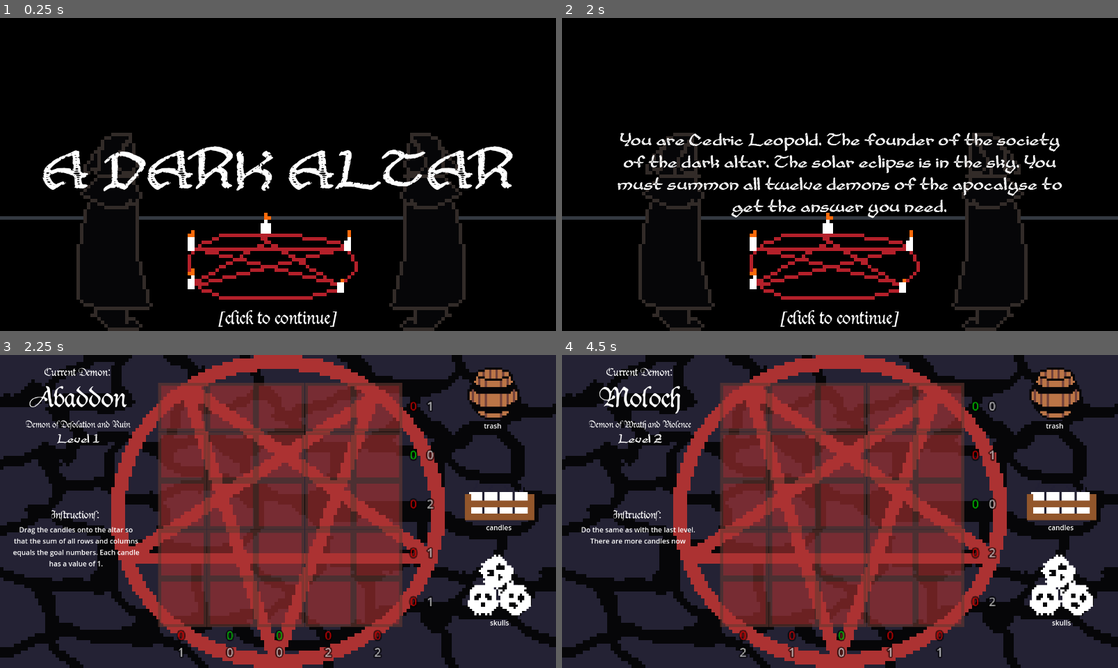
Above: before the commit, frames 1-4 (two rows, left to right).
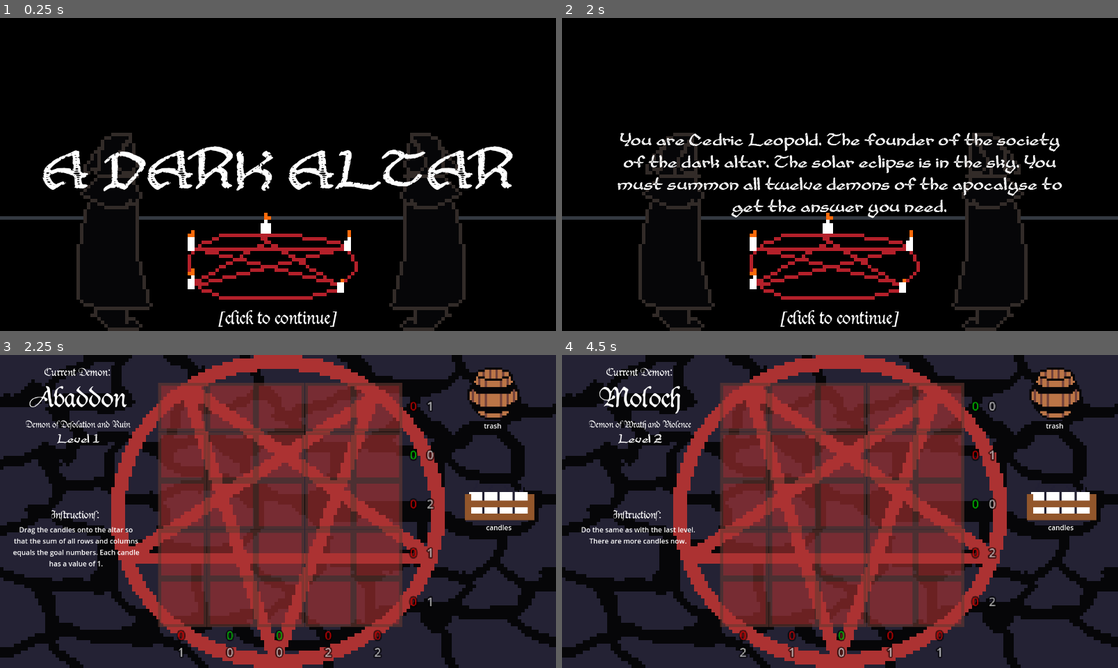
Above: after the commit, the same moments.

Repository: adrientremblay/ld55
Game: Godot game, scene res://scenes/title_screen.tscn
Same seed, same stepped clock (60 frames per second), same inputs: the game is played once before the commit and once after it.
Inputs (mouse positions are in pixels of both pictures, inside the frame that each line leads up to):
- Up to frame 1 (0.25 s): no input
- Up to frame 2 (2 s): tap Enter at 0.5, 1.25 s; move the mouse to (962, 158) at 0.52 s; press the mouse at (962, 158) at 0.53 s; move the mouse to (728, 190) at 1.27 s; release the mouse at (728, 190) at 1.28 s; click (728, 190) at 1.35 s
- Up to frame 3 (2.25 s): tap Enter at 2 s; move the mouse to (333, 442) at 2.02 s; press the mouse at (333, 442) at 2.03 s
- Up to frame 4 (4.5 s): tap Space (skip_level) at 2.75 s; move the mouse to (1062, 502) at 2.77 s; release the mouse at (1062, 502) at 2.78 s; click (1062, 502) at 2.85 s; tap Enter at 3.5, 4.25 s; move the mouse to (1062, 599) at 3.52 s; press the mouse at (1062, 599) at 3.53 s; move the mouse to (673, 464) at 4.27 s; release the mouse at (673, 464) at 4.28 s; click (673, 464) at 4.35 s

Frames 1-2 are identical in both runs. In frame 3, 1.3% of the frame differs, in the area x 84-96%, y 63-87%; in frame 4, 1.5%, in the area x 4-96%, y 58-87%.

Commit message:
Hide the skull spawner if skulls aren't involved yet' g

Diff:
--- a/scripts/main.gd
+++ b/scripts/main.gd
@@ -23,8 +23,8 @@
 
 func make_levels():
 	demons_to_summon.append(Demon.new(1, "Abaddon", "Demon of Desolation and Ruin", null, null, ["I am Abaddon! Am I the f …(283 unchanged characters)…
-	demons_to_summon.append(Demon.new(2, "Moloch", "Demon of Wr …(202 unchanged characters)… e last level. There are more candles now"))
-	demons_to_summon.append(Demon.new(3, "Astaroth", "Demon of  …(166 unchanged characters)… ber your name when the world burns?"], "Do the same as with the last level. There are more candles now"))
+	demons_to_summon.append(Demon.new(2, "Moloch", "Demon of Wr …(202 unchanged characters)… e last level. There are more candles now."))
+	demons_to_summon.append(Demon.new(3, "Astaroth", "Demon of  …(166 unchanged characters)… ber your name when the world burns?"], "The next demon must be summoned using a combination of candles and skulls. Skulls have a value of 2"))
 	#demons_to_summon.append(Demon.new("Belial", "Demon of Lawlessness and Corruption", null, null, []))
 	#demons_to_summon.append(Demon.new("Lilith ", "Demon of Deception and Betrayal", null, null, []))
 	#demons_to_summon.append(Demon.new("Leviathan", "Demon of Chaos and Destruction", null, null, []))
@@ -38,6 +38,11 @@
 
 	$Altar.set_answers(demon.rows, demon.cols)
 	$Grimoire/InstructionsContainer/InstructionsDescription.text = demon.instructions
+
+	if level_number < 3:
+		$SkullSpawner.visible = false
+	else:
+		$SkullSpawner.visible = true
 
 func _on_object_spawner_altar_check() -> void:
 	if $Altar.check_puzzle_completion():
--- a/scripts/offering_spawner.gd
+++ b/scripts/offering_spawner.gd
@@ -22,7 +22,7 @@
 
 # Called every frame. 'delta' is the elapsed time since the previous frame.
 func _process(delta: float) -> void:
-	if Global.game_paused:
+	if Global.game_paused or not visible:
 		return
 
 	if (Input.is_action_just_pressed("click") and can_spawn):
